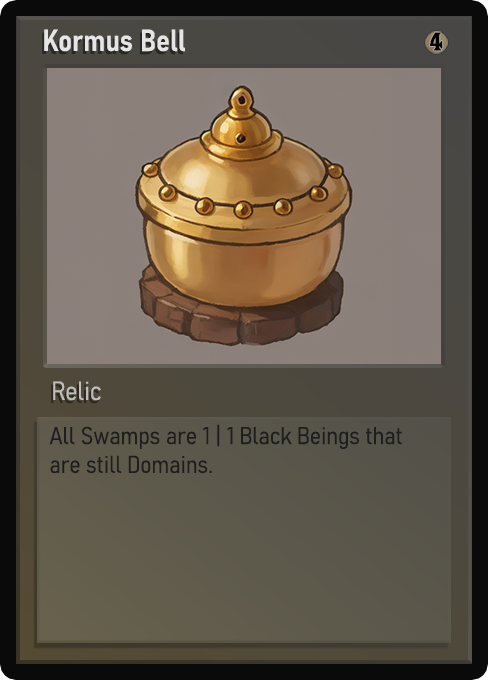
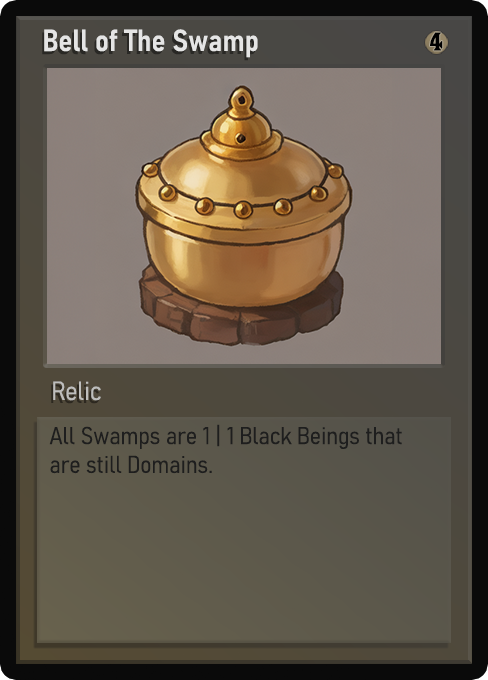
Layers edited between the first and the second 488px x 680px image:
painted on "Name" over bbox(44, 29, 258, 58)
